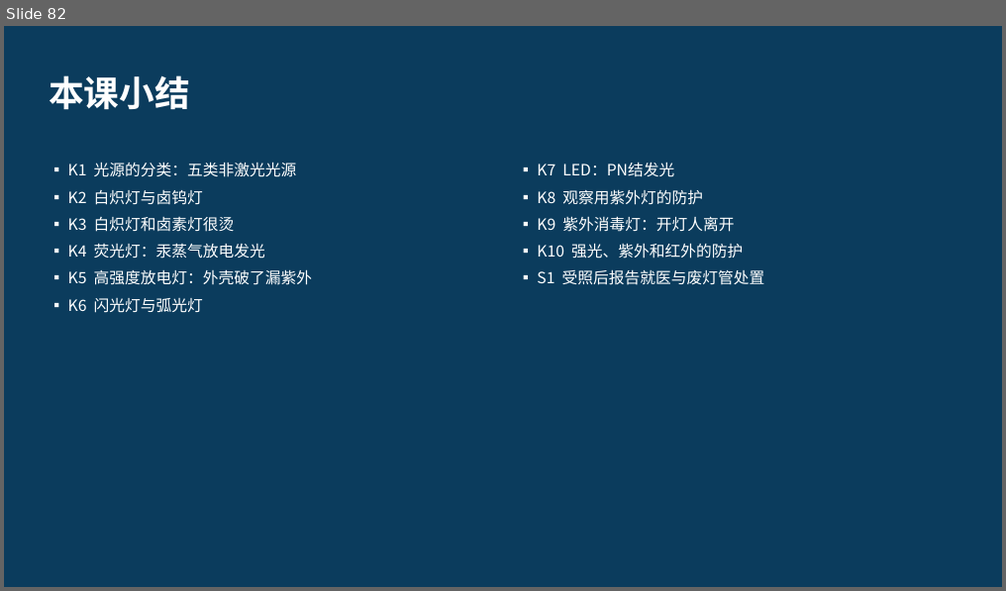
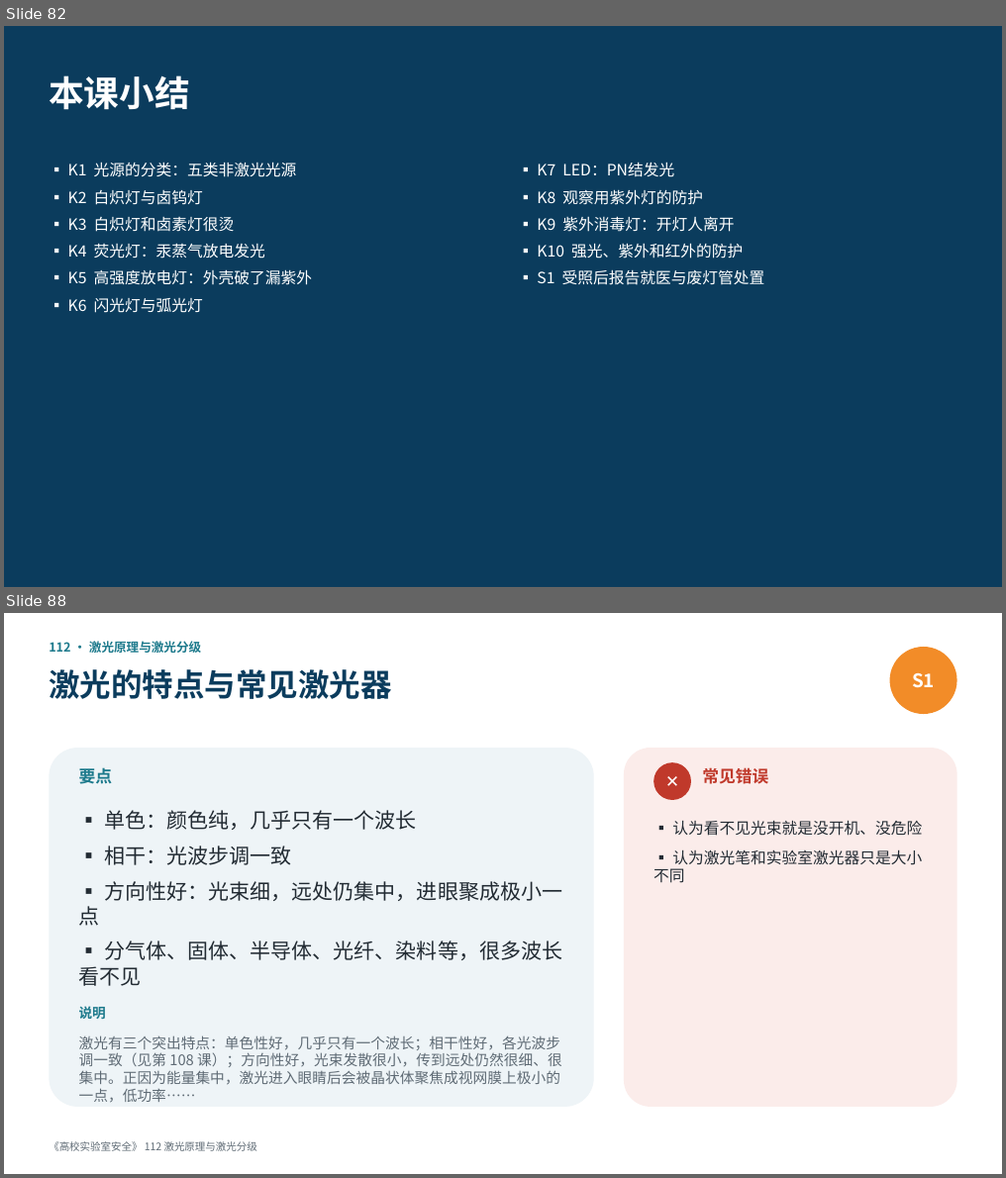
Before and after one commit to hanrongwx-max/videoyoutubo, a slide deck: course/高校实验室安全/课件/第9章_激光与光学安全.pptx. Shown one above the other, each under a label of ours: slide 82 before the commit, slides 82 and 88 after it; the slides between them are not shown. The pictures are 1006x591 and 1006x1178 pixels, drawn with LibreOffice and Linux fonts; fonts in the diff are those of the drawing. Boxes give left, top, right and bottom in pixels: in the first picture for what was removed or moved away, otherwise in the second. Text is boxed around its words. In the diff, an @@ line names an element or a change of style, - is before the commit and + after.

```diff
--- a/course/高校实验室安全/课件/第9章_激光与光学安全.pptx
+++ b/course/高校实验室安全/课件/第9章_激光与光学安全.pptx
@@ slide 88 added at [4,613,1002,1174], background #FFFFFF @@
@@ text added at [49,641,201,653], 12 pt, text #1D7A8C, bold @@
+112 · 激光原理与激光分级
@@ text added at [49,669,391,699], 30 pt, text #0B3C5D, bold @@
+激光的特点与常见激光器
@@ ellipse added at [890,647,957,714], fill #F28C28, 18 pt, text #FFFFFF, bold @@
+S1
@@ rounded rectangle added at [49,748,594,1107], fill #EEF4F7 @@
@@ rounded rectangle added at [624,748,957,1107], fill #FBECEA @@
@@ text added at [79,768,113,784], 16 pt, text #1D7A8C, bold @@
+要点
@@ ellipse added at [653,762,691,800], fill #C0392B, 16 pt, text #FFFFFF, bold @@
+✕
@@ text added at [702,768,768,784], 16 pt, text #C0392B, bold @@
+常见错误
@@ text added at [79,810,562,986], 20 pt, text #222B33 @@
+▪ 单色：颜色纯，几乎只有一个波长
+▪ 相干：光波步调一致
+▪ 方向性好：光束细，远处仍集中，进眼聚成极小一点
+▪ 分气体、固体、半导体、光纤、染料等，很多波长看不见
@@ text added at [653,820,922,883], 15 pt, text #222B33 @@
+▪ 认为看不见光束就是没开机、没危险
+▪ 认为激光笔和实验室激光器只是大小不同
@@ text added at [79,1007,106,1019], 13 pt, text #1D7A8C, bold @@
+说明
@@ text added at [79,1036,561,1085], 14 pt, text #5F6B75 @@
+激光有三个突出特点：单色性好，几乎只有一个波长；相干性好，各光波步调一致（见第 108 课）；方向性好，光束发散很小，传到远处仍然很细、很集中。正因为能量集中，激光进入眼睛后会被晶状体聚焦成视网膜上极小的一点，低功率……
@@ text added at [49,1142,257,1152], 10 pt, text #5F6B75 @@
+《高校实验室安全》 112 激光原理与激光分级
```
Also in this commit, not shown: 16 other slides added, 2 other files.
